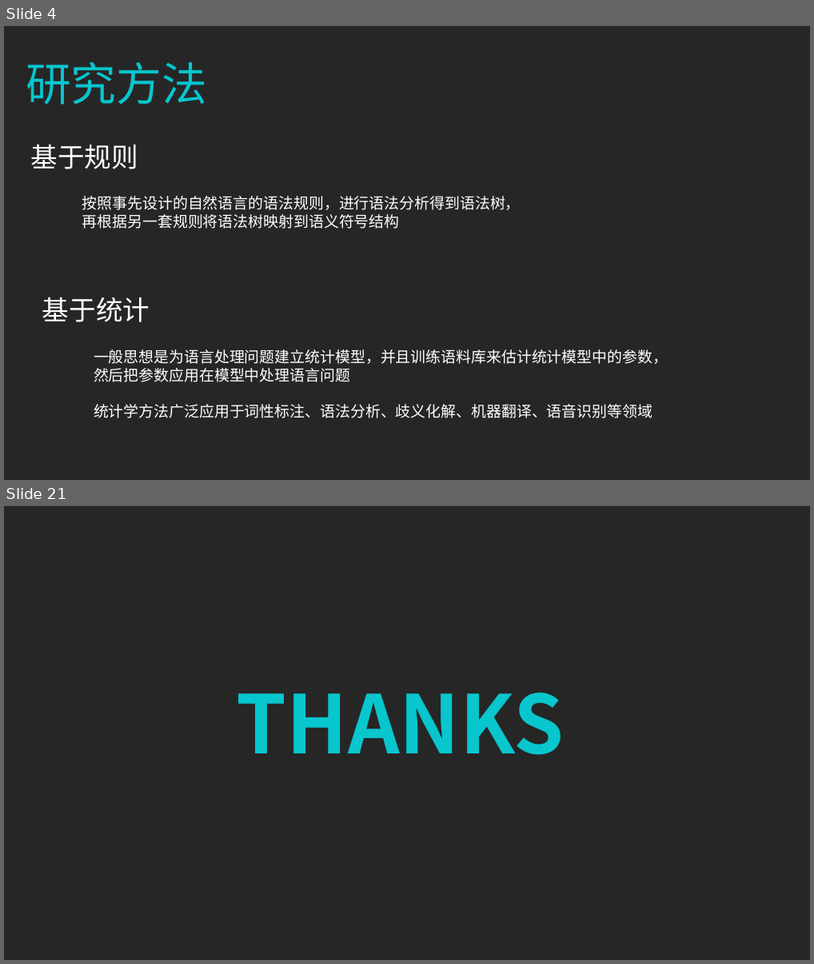
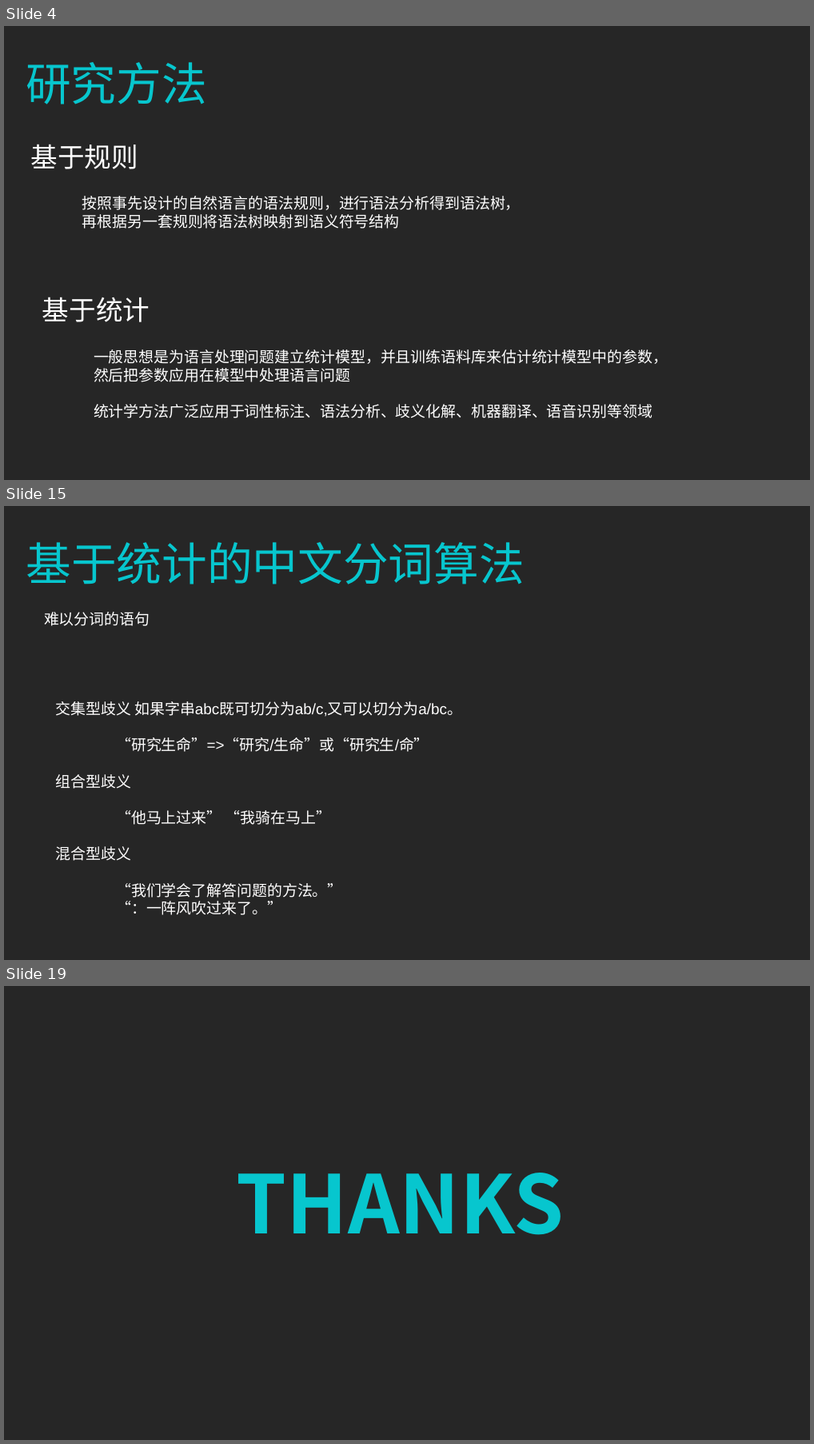
Before and after one commit to zhazhaxia/koa-project, a slide deck: routers/nlp/NLP分词.ppt. Shown one above the other, each under a label of ours: slides 4 and 21 before the commit, slides 4, 15 and 19 after it; the slides between them are not shown. The pictures are 814x964 and 814x1444 pixels, drawn with LibreOffice and Linux fonts; fonts in the diff are those of the drawing. Boxes give left, top, right and bottom in pixels: in the first picture for what was removed or moved away, otherwise in the second. Text is boxed around its words. In the diff, an @@ line names an element or a change of style, - is before the commit and + after.

```diff
--- a/routers/nlp/NLP分词.ppt
+++ b/routers/nlp/NLP分词.ppt
@@ slide 15 added at bbox=[4, 506, 810, 960], background #262626 @@
@@ text added at bbox=[26, 542, 525, 584], 54 pt, text #07C6CE @@
+基于统计的中文分词算法
@@ text added at bbox=[44, 612, 150, 626], 18 pt, text #FFFFFF @@
+难以分词的语句
@@ text added at bbox=[56, 701, 462, 915], 18 pt, text #FFFEFE @@
+交集型歧义 如果字串abc既可切分为ab/c,又可以切分为a/bc。
+“研究生命”=>“研究/生命”或“研究生/命”
+组合型歧义
+“他马上过来” “我骑在马上”
+混合型歧义
+“我们学会了解答问题的方法。”
+“：一阵风吹过来了。”
@@ what was slide 21 is now slide 19 @@
```
Also in this commit, not shown: 13 other slides added, 16 slides removed, 1 other file.
